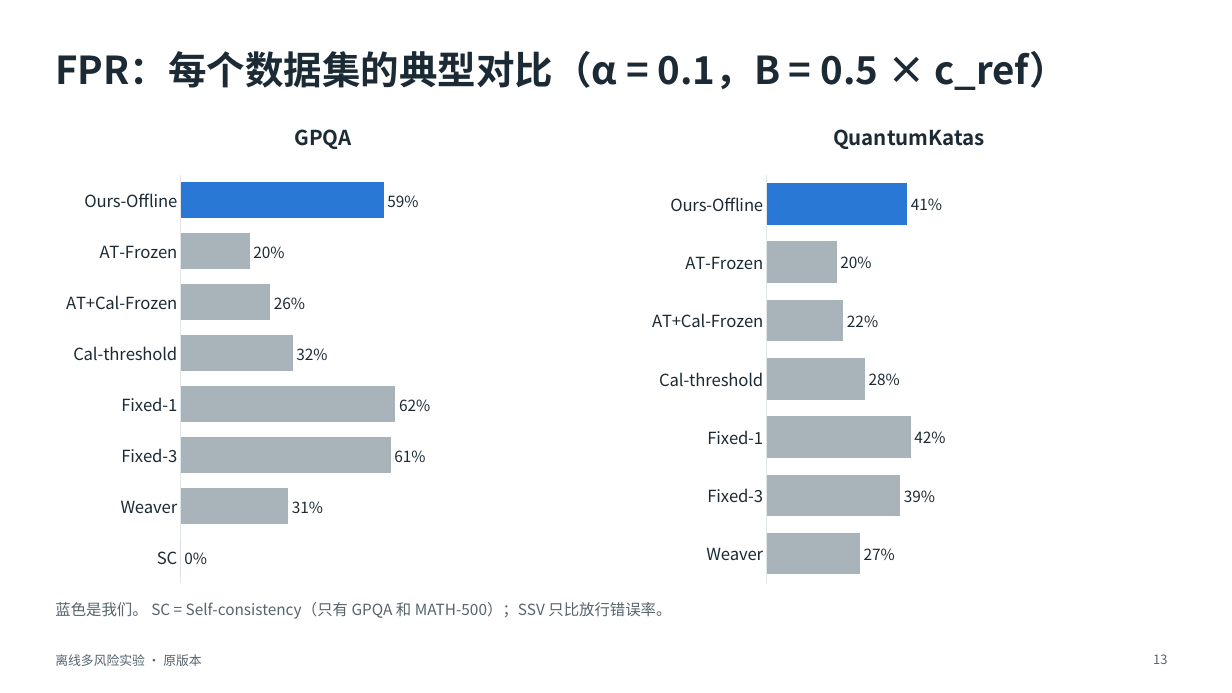
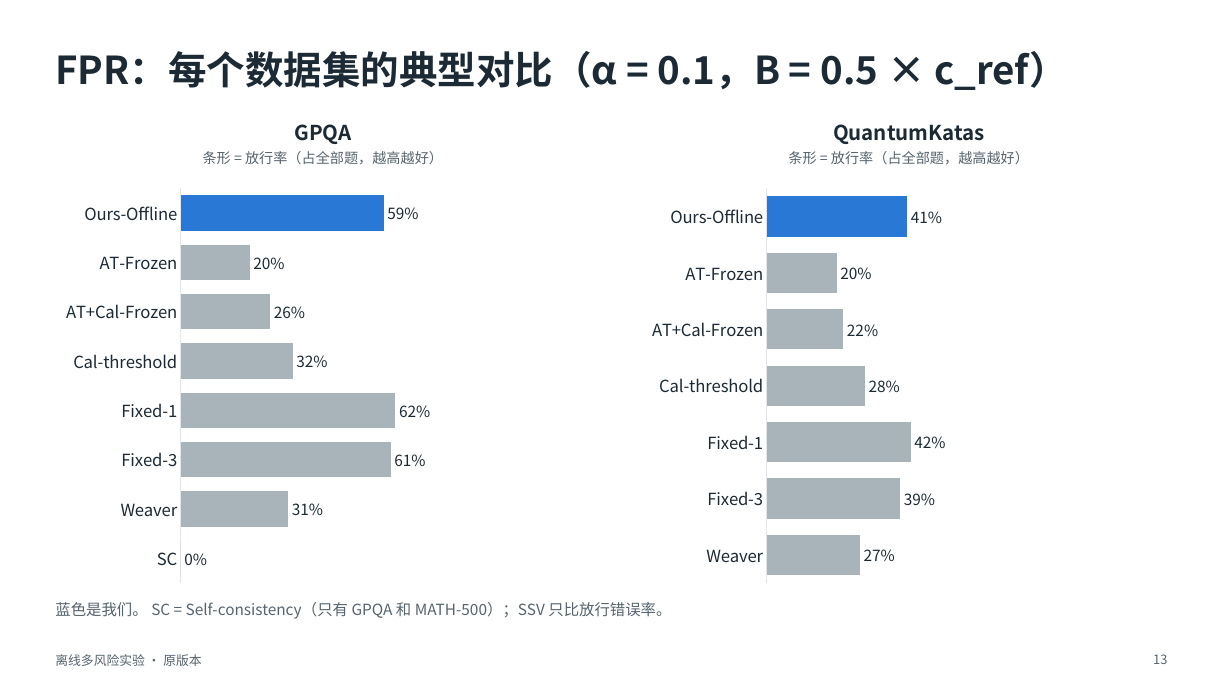
Before and after one commit to toz015/verification_generation_experiment, a slide deck: slide 13 of reports/offline_multirisk_20261116_calibrated/deck/离线多风险实验_原版本.pptx. Drawn at 1232x693 pixels with LibreOffice and Linux fonts; fonts in the diff are those of the drawing. Boxes give left, top, right and bottom in pixels: in the first picture for what was removed or moved away, otherwise in the second. Text is boxed around its words. In the diff, an @@ line names an element or a change of style, - is before the commit and + after.

```diff
--- a/reports/offline_multirisk_20261116_calibrated/deck/离线多风险实验_原版本.pptx
+++ b/reports/offline_multirisk_20261116_calibrated/deck/离线多风险实验_原版本.pptx
@@ text "GPQA": place and size @@
-text "GPQA" at box(294, 129, 351, 149)
+text "GPQA" at box(294, 124, 351, 144)
@@ text "QuantumKatas": place and size @@
-text "QuantumKatas" at box(833, 129, 985, 149)
+text "QuantumKatas" at box(833, 124, 985, 144)
@@ text added at box(203, 151, 443, 165), 11 pt, text #55646D @@
+条形 = 放行率（占全部题，越高越好）
@@ text added at box(788, 151, 1029, 165), 11 pt, text #55646D @@
+条形 = 放行率（占全部题，越高越好）
@@ bar chart: place and size @@
-bar chart at box(55, 166, 591, 592)
+bar chart at box(55, 180, 591, 592)
@@ bar chart: place and size @@
-bar chart at box(641, 166, 1177, 592)
+bar chart at box(641, 180, 1177, 592)
```
Also in this commit, not shown: 2 other slides changed, 1 other file.
